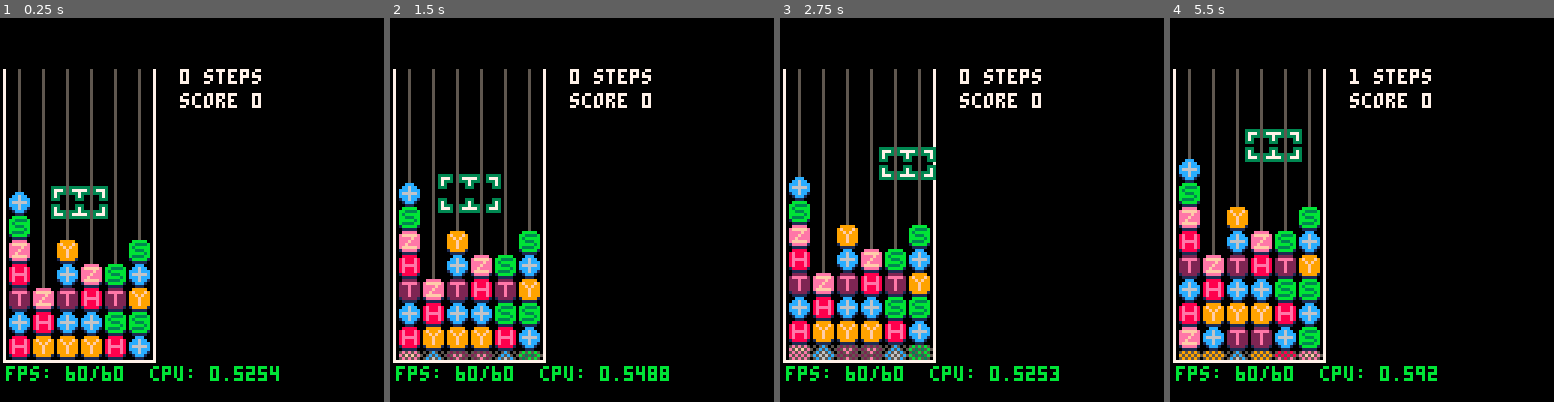
Above: before the commit, frames 1-4 (left to right).
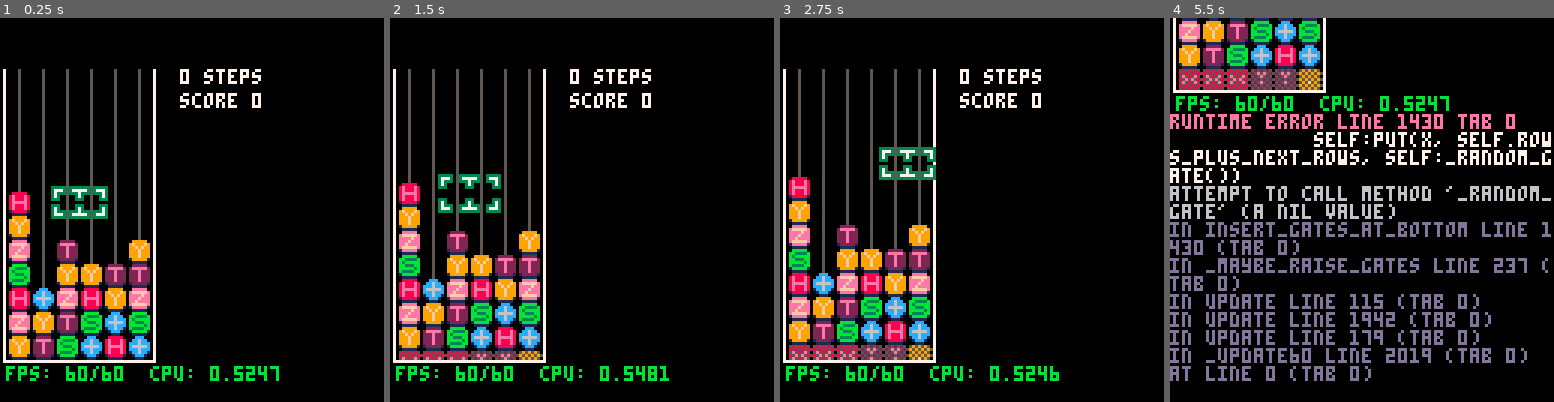
Above: after the commit, the same moments.

Repository: qniapp/quantattack
Game: PICO-8 cartridge qitaev.p8
The game is run twice, just before and just after one commit, with the same random seed, the same clock (stepped at 60 frames per second) and the same inputs.
Inputs:
- Up to frame 1 (0.25 s): no input
- Up to frame 2 (1.5 s): tap X (X key) at 0.33, 1.07 s; tap O (Z key) at 0.7 s
- Up to frame 3 (2.75 s): hold Right 1.6-2.1 s; tap O (Z key) at 1.7, 2.1, 2.5 s; tap X (X key) at 1.85 s; hold Up 2.15-2.42 s; hold Right from 2.47 s (still down)
- Up to frame 4 (5.5 s): tap O (Z key) every 0.4 s from 2.9 to 5.3 s; tap X (X key) at 2.97, 4.08, 5.2 s; release Right at 3.03 s; hold Left 3.08-3.58 s; hold Down 3.63-3.97 s; hold Right 4.02-4.68 s; hold Up 4.73-5.03 s; hold Left from 5.08 s (still down)

The runs differ from the first frame. In frame 1, 6.5% of the frame differs, in the area x 2-72%, y 45-95%; in frame 2, 6.8%; in frame 3, 7.0%; in frame 4, 35%, in the area x 0-100%, y 0-95%.
Error after the commit: runtime error line 1430 tab 0; self:put(x, self.rows_plus_next_rows, self:_random_gate()); attempt to call method '_random_gate' (a nil value)

Commit message:
リファクタリング

Diff:
--- a/board.lua
+++ b/board.lua
@@ -32,7 +32,7 @@
             if y >= self.rows - 2 or
                (y < self.rows - 2 and y >= 6 and rnd(1) > (y - 11) * -0.1 and (not self:gate_at(x, y + 1):is_i())) then
               repeat
-                self:put(x, y, self:_random_gate())
+                self:put(x, y, random_gate())
               until (#gate_reduction_rules:reduce(self, x, y, true).to == 0)
             else
               self:put(x, y, i_gate:new())
@@ -737,18 +737,6 @@
       game_over = function(self)
         self._state = "game over"
       end,
-
-      -- private
-
-      _random_gate = function(self)
-        local gate = nil
-
-        repeat
-          gate = quantum_gate:random()
-        until ((not gate:is_i()) and (not gate:is_control()) and (not gate:is_swap()))
-
-        return gate
-      end,
     }
 
     return b:init(top, left)
--- a/qitaev.p8
+++ b/qitaev.p8
@@ -21,6 +21,7 @@
 #include t_gate.lua
 #include control_gate.lua
 #include swap_gate.lua
+#include random_gate.lua
 
 function _init()
   game:init()
--- a/quantum_gate.lua
+++ b/quantum_gate.lua
@@ -2,7 +2,6 @@
 quantum_gate = {
   size = 8,
 
-  _types = {"h", "x", "y", "z", "s", "t", "control", "swap", "i"},
   _sprites = {
     idle = {
       h = 0,
@@ -78,10 +77,6 @@
 
   _num_frames_swap = 4,
   _num_frames_match = 45,
-
-  random = function(self)
-    return self:new(self._types[flr(rnd(#self._types)) + 1])
-  end,
 
   new = function(self, type)
     return {
--- /dev/null
+++ b/random_gate.lua
@@ -0,0 +1,5 @@
+_gate_types = {h_gate, x_gate, y_gate, z_gate, s_gate, t_gate}
+
+function random_gate()
+  return _gate_types[flr(rnd(#_gate_types)) + 1]:new()
+end
--- a/test.p8
+++ b/test.p8
@@ -16,6 +16,7 @@
 #include t_gate.lua
 #include control_gate.lua
 #include swap_gate.lua
+#include random_gate.lua
 
 -- tests
 #include test_helper.lua
--- a/test_quantum_gate.lua
+++ b/test_quantum_gate.lua
@@ -70,20 +70,4 @@
       return gate:is_swap()
     end)
   end)
-
-  desc('random', function()
-    it('should create a random gate', function ()
-      local gate = quantum_gate:random()
-
-      return gate:is_i() or
-             gate:is_h() or
-             gate:is_x() or
-             gate:is_y() or
-             gate:is_z() or
-             gate:is_s() or
-             gate:is_t() or
-             gate:is_control() or
-             gate:is_swap()
-    end)
-  end)
 end)
